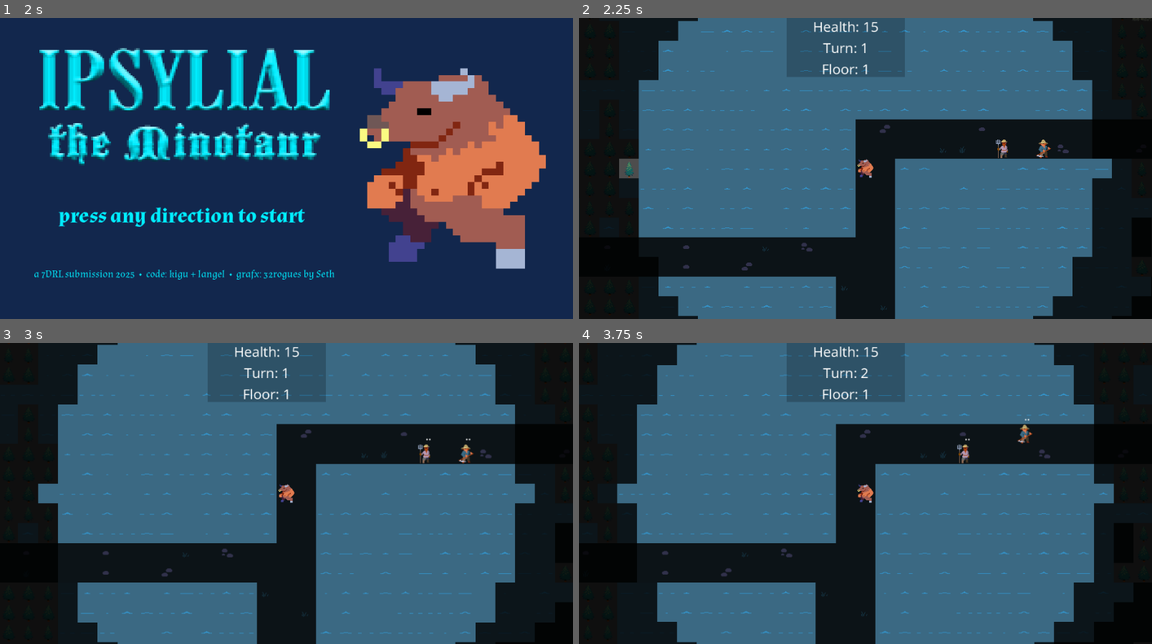
Above: before the commit, frames 1-4 (two rows, left to right).
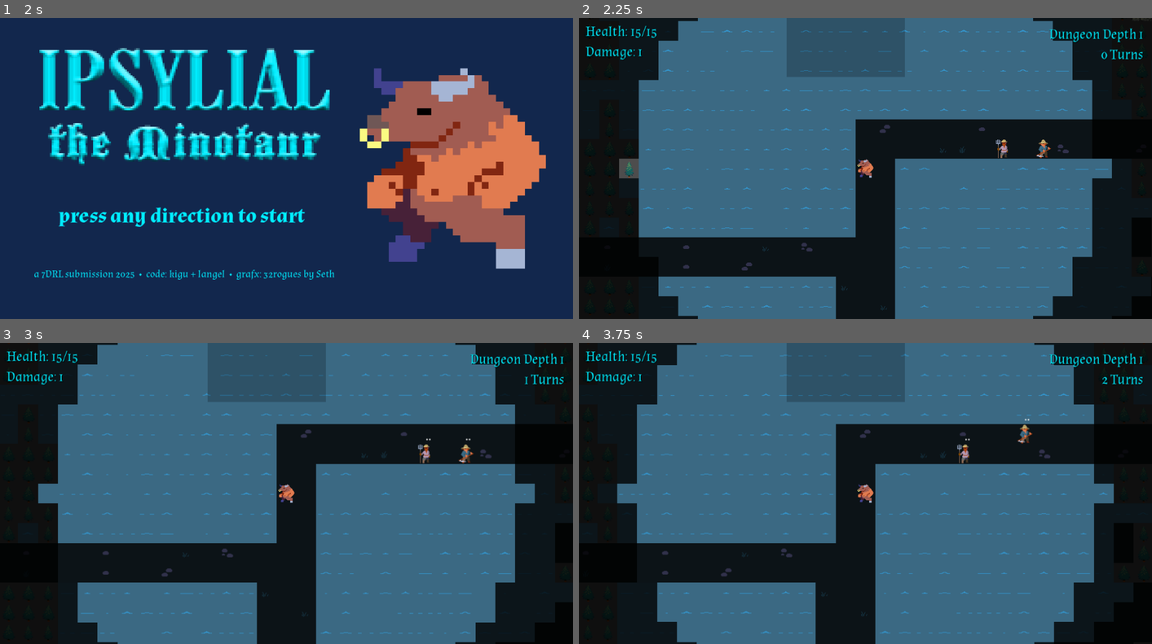
Above: after the commit, the same moments.

Repository: langel/ipsylial
Game: Godot game, scene res://scenes/main.tscn
Same seed, same stepped clock (60 frames per second), same inputs: the game is played once before the commit and once after it.
Inputs (mouse positions are in pixels of both pictures, inside the frame that each line leads up to):
- Up to frame 1 (2 s): click "PLAY GAME!" at 0.5 s; click "PLAY GAME!" at 1.25 s
- Up to frame 2 (2.25 s): tap Enter at 2 s; move the mouse to (991, 153) at 2.02 s; hold D (move_right) from 2.03 s (still down); tap Space (space) at 2.1 s
- Up to frame 3 (3 s): tap Space (space) at 2.75 s; move the mouse to (171, 508) at 2.77 s; release D (move_right) at 2.78 s; hold S (move_down) from 2.78 s (still down); tap Mouse wheel up (zoom_in) at 2.85 s
- Up to frame 4 (3.75 s): tap Enter at 3.5 s; move the mouse to (922, 427) at 3.52 s; release S (move_down) at 3.53 s; hold D (move_right) from 3.53 s (still down); tap Mouse wheel down (zoom_out) at 3.6 s

Frame 1 is identical in both runs. In frame 2, 1.0% of the frame differs, in the area x 1-99%, y 1-19%; in frame 3, 1.0%; in frame 4, 1.0%.

Commit message:
new hud layout

Diff:
--- a/scenes/game.gd
+++ b/scenes/game.gd
@@ -366,8 +366,10 @@
 	var game_status_scene = $CanvasLayer/GameStatus
 
 	game_status_scene.display_hp = GameState.hp
+	game_status_scene.display_hp_max = GameState.max_hp
+	game_status_scene.display_damage = GameState.player_damage
 	game_status_scene.display_turn = turn
-	game_status_scene.display_floor = GameState.depth+1
+	game_status_scene.display_depth = GameState.depth+1
 	game_status_scene.update_labels()
 
 func spawn_baddies():
--- a/scenes/packed_scenes/game_status.tscn
+++ b/scenes/packed_scenes/game_status.tscn
@@ -1,7 +1,7 @@
 [gd_scene load_steps=3 format=3 uid="uid://blr3ak5c1ahh3"]
 
 [ext_resource type="Script" path="res://scripts/game_status_scene.gd" id="1_buhps"]
-[ext_resource type="FontFile" uid="uid://be085hfgmhomb" path="res://assets/fonts/OpenSans-Regular.ttf" id="2_uve48"]
+[ext_resource type="FontFile" uid="uid://dcd1ftr5iwmwb" path="res://assets/fonts/Almendra-Regular.ttf" id="2_65mll"]
 
 [node name="GameStatus" type="Control"]
 layout_mode = 3
@@ -21,31 +21,58 @@
 grow_vertical = 2
 color = Color(0, 0, 0, 0.215686)
 
-[node name="VBoxContainer" type="VBoxContainer" parent="."]
-layout_mode = 1
-anchors_preset = 15
-anchor_right = 1.0
-anchor_bottom = 1.0
-grow_horizontal = 2
-grow_vertical = 2
+[node name="VBoxLeft" type="VBoxContainer" parent="."]
+layout_mode = 2
+offset_top = 176.0
+offset_right = 930.0
+offset_bottom = 176.0
 
-[node name="HpLabel" type="Label" parent="VBoxContainer"]
+[node name="HpLabel" type="Label" parent="VBoxLeft"]
 layout_mode = 2
-theme_override_fonts/font = ExtResource("2_uve48")
+size_flags_horizontal = 0
+theme_override_colors/font_color = Color(0, 0.929412, 1, 1)
+theme_override_colors/font_shadow_color = Color(0, 0, 0, 1)
+theme_override_colors/font_outline_color = Color(0, 0, 0, 1)
+theme_override_fonts/font = ExtResource("2_65mll")
 theme_override_font_sizes/font_size = 30
 text = "TEST"
 horizontal_alignment = 1
 
-[node name="TurnLabel" type="Label" parent="VBoxContainer"]
+[node name="DamageLabel" type="Label" parent="VBoxLeft"]
 layout_mode = 2
-theme_override_fonts/font = ExtResource("2_uve48")
+size_flags_horizontal = 0
+theme_override_colors/font_color = Color(0, 0.929412, 1, 1)
+theme_override_colors/font_shadow_color = Color(0, 0, 0, 1)
+theme_override_colors/font_outline_color = Color(0, 0, 0, 1)
+theme_override_fonts/font = ExtResource("2_65mll")
+theme_override_font_sizes/font_size = 30
+
+[node name="VBoxRight" type="VBoxContainer" parent="."]
+layout_direction = 2
+layout_mode = 2
+offset_top = 180.0
+offset_right = 930.0
+offset_bottom = 180.0
+alignment = 2
+
+[node name="DepthLabel" type="Label" parent="VBoxRight"]
+layout_mode = 2
+size_flags_horizontal = 8
+theme_override_colors/font_color = Color(0, 0.929412, 1, 1)
+theme_override_colors/font_shadow_color = Color(0, 0, 0, 1)
+theme_override_colors/font_outline_color = Color(0, 0, 0, 1)
+theme_override_fonts/font = ExtResource("2_65mll")
 theme_override_font_sizes/font_size = 30
 text = "TEST"
 horizontal_alignment = 1
 
-[node name="FloorLabel" type="Label" parent="VBoxContainer"]
+[node name="TurnLabel" type="Label" parent="VBoxRight"]
 layout_mode = 2
-theme_override_fonts/font = ExtResource("2_uve48")
+size_flags_horizontal = 8
+theme_override_colors/font_color = Color(0, 0.929412, 1, 1)
+theme_override_colors/font_shadow_color = Color(0, 0, 0, 1)
+theme_override_colors/font_outline_color = Color(0, 0, 0, 1)
+theme_override_fonts/font = ExtResource("2_65mll")
 theme_override_font_sizes/font_size = 30
 text = "TEST"
 horizontal_alignment = 1
--- a/scripts/game_status_scene.gd
+++ b/scripts/game_status_scene.gd
@@ -1,21 +1,35 @@
 extends Node
 
 var display_hp = 15
-var display_turn = 1
-var display_floor = 1
+var display_hp_max = 15
+var display_damage = 1
+var display_depth = 1
+var display_turn = 0
+
+var right_label
+var left_label
 
 # Called when the node enters the scene tree for the first time.
 func _ready() -> void:
+	var width = ProjectSettings.get("display/window/size/viewport_width")/2
+	var hbox1 = $VBoxLeft
+	hbox1.position = Vector2(-width+30, 10)
+	hbox1.size = Vector2(200,100)
+	var hbox2 = $VBoxRight
+	hbox2.position = Vector2(width+103, 0)
+	hbox2.size = Vector2(200,100)
 	update_labels()
 	pass # Replace with function body.
 
 func update_labels() -> void:
-	var hp_label = $VBoxContainer/HpLabel
-	var floor_label = $VBoxContainer/FloorLabel
-	var turn_label = $VBoxContainer/TurnLabel
-	hp_label.text = "Health: " + str(display_hp)
-	floor_label.text = "Floor: " + str(display_floor)
-	turn_label.text = "Turn: " + str(display_turn)
+	var hp_label = $VBoxLeft/HpLabel
+	var dmg_label = $VBoxLeft/DamageLabel
+	hp_label.text = "Health: " + str(display_hp) + "/" + str(display_hp_max)
+	dmg_label.text = "Damage: " + str(display_damage)
+	var depth_label = $VBoxRight/DepthLabel
+	var turn_label = $VBoxRight/TurnLabel
+	depth_label.text = "Dungeon Depth " + str(display_depth)
+	turn_label.text = str(display_turn) + " Turns"
 	pass
 
 # Called every frame. 'delta' is the elapsed time since the previous frame.
